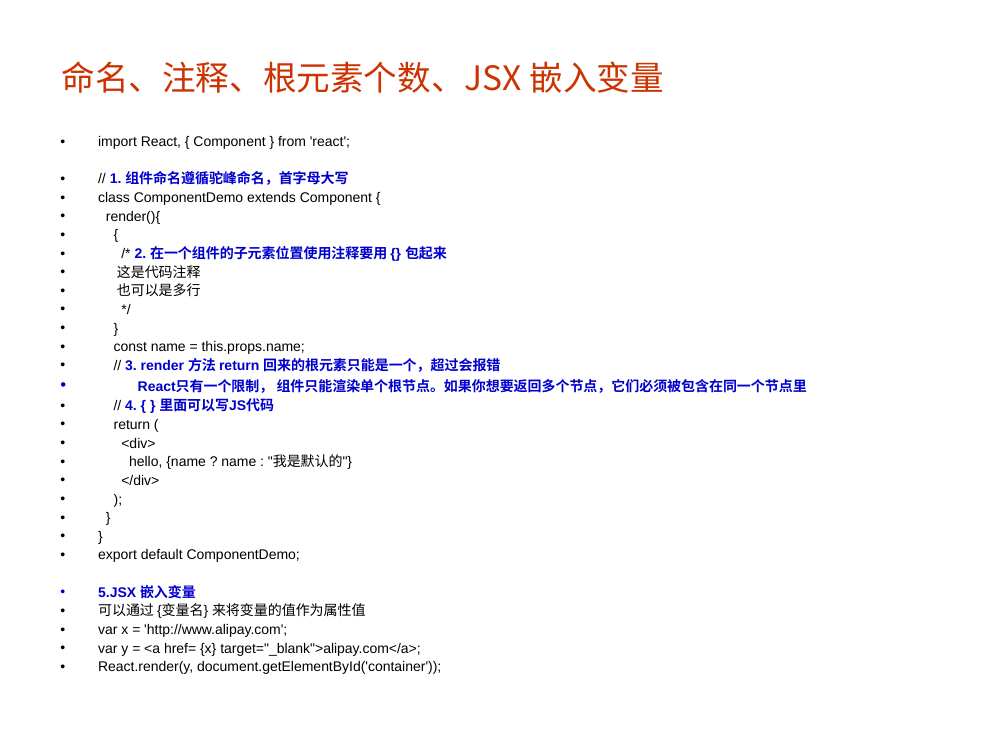
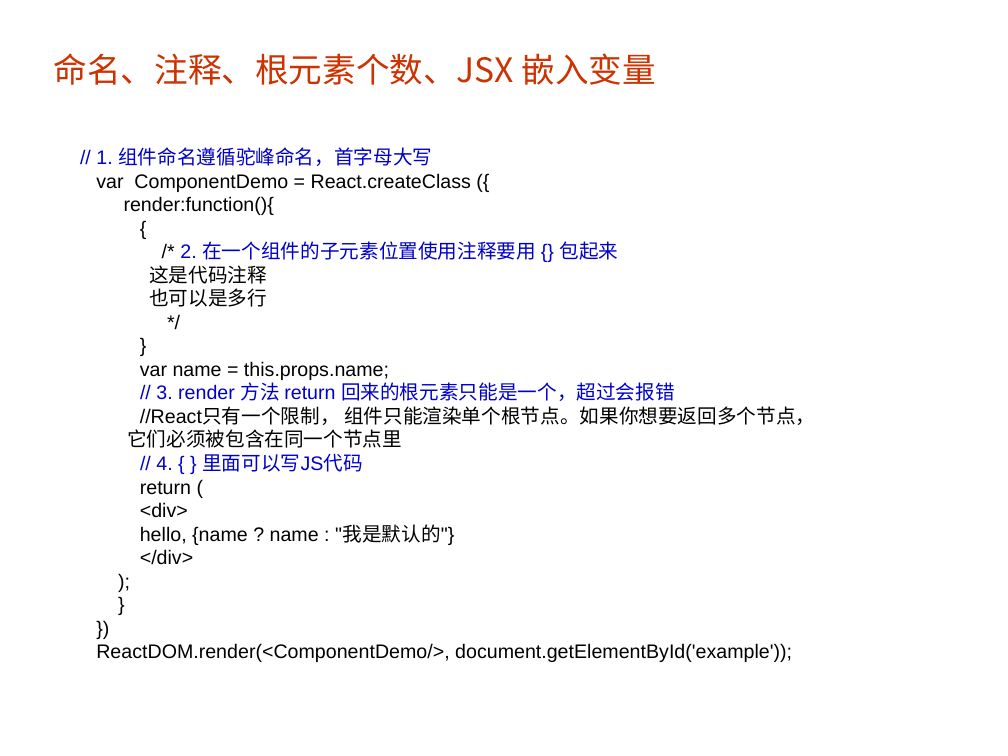
Before and after one commit to guanmeiqi/react-basicKnowledges, a slide deck: slide 6 of react.ppt. Drawn at 1008x756 pixels with LibreOffice and Linux fonts; fonts in the diff are those of the drawing; background and template pictures are left out. Boxes give left, top, right and bottom in pixels: in the first picture for what was removed or moved away, otherwise in the second. Text is boxed around its words. In the diff, an @@ line names an element or a change of style, - is before the commit and + after.

```diff
--- a/react.ppt
+++ b/react.ppt
@@ title "命名、注释、根元素个数、JSX 嵌入变量": place and size @@
-title "命名、注释、根元素个数、JSX 嵌入变量" at (62,61,664,93)
+title "命名、注释、根元素个数、JSX 嵌入变量" at (54,53,656,85)
@@ text "// 1. 组件命名遵循驼峰命名，首字母大写": place and size @@
-text "// 1. 组件命名遵循驼峰命名，首字母大写" at (98,136,807,674)
+text "// 1. 组件命名遵循驼峰命名，首字母大写" at (96,147,815,662)
@@ text at (96,147,675,565): size 10 to 14 pt in "// 1. 组件命名遵循驼峰命名，首字母大写", "{", "/* 2. 在一个组件的子元素位置使用注释要用 {} 包起来", "这是代码注释" and 11 more places; text colour #000000 to #0000CC in "//", "//", "//"; bold off in "1. 组件命名遵循驼峰命名，首字母大写", "2. 在一个组件的子元素位置使用注释要用 {} 包起来", "3. render 方法 return 回来的根元素只能是一个，超过会报错", "4. { } 里面可以写JS代码"; bullet • to none; line spacing 0.9 to 1; less space between paragraphs @@
@@ text at (98,136,350,149): paragraph removed @@
-• import React, { Component } from 'react';
@@ text at (96,173,471,215): text changed; size 10 to 14 pt @@
-• class ComponentDemo extends Component {
-• render(){
+var ComponentDemo = React.createClass ({
+render:function(){
@@ text at (140,361,389,380): text changed; size 10 to 14 pt @@
-• const name = this.props.name;
+var name = this.props.name;
@@ text at (127,406,815,448): text changed; size 10 to 14 pt; text colour #0000CC to #000000; bold off @@
-• React只有一个限制， 组件只能渲染单个根节点。如果你想要返回多个节点，它们必须被包含在同一个节点里
+//React只有一个限制， 组件只能渲染单个根节点。如果你想要返回多个节点，
+它们必须被包含在同一个节点里
@@ text at (96,643,792,662): text changed; size 10 to 14 pt @@
-• }
-• export default ComponentDemo;
-• 5.JSX 嵌入变量
-• 可以通过 {变量名} 来将变量的值作为属性值
-• var x = 'http://www.alipay.com';
-• var y = <a href= {x} target="_blank">alipay.com</a>;
-• React.render(y, document.getElementById('container'));
+})
+ReactDOM.render(<ComponentDemo/>, document.getElementById('example'));
```
Also in this commit, not shown: 5 other slides changed, 3 slides added, 2 other files.
